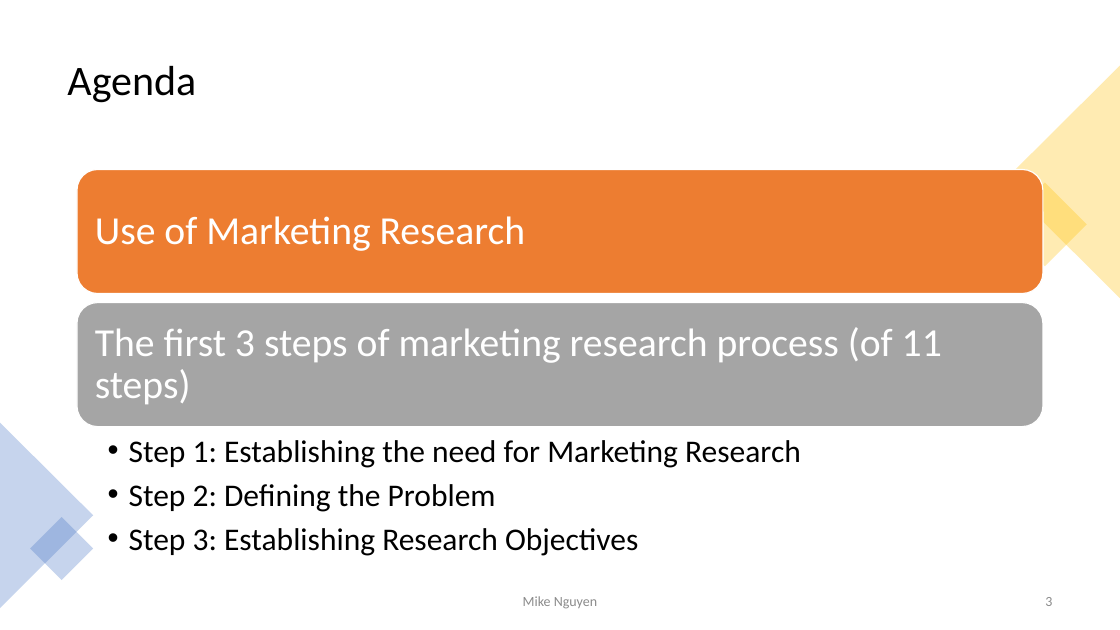
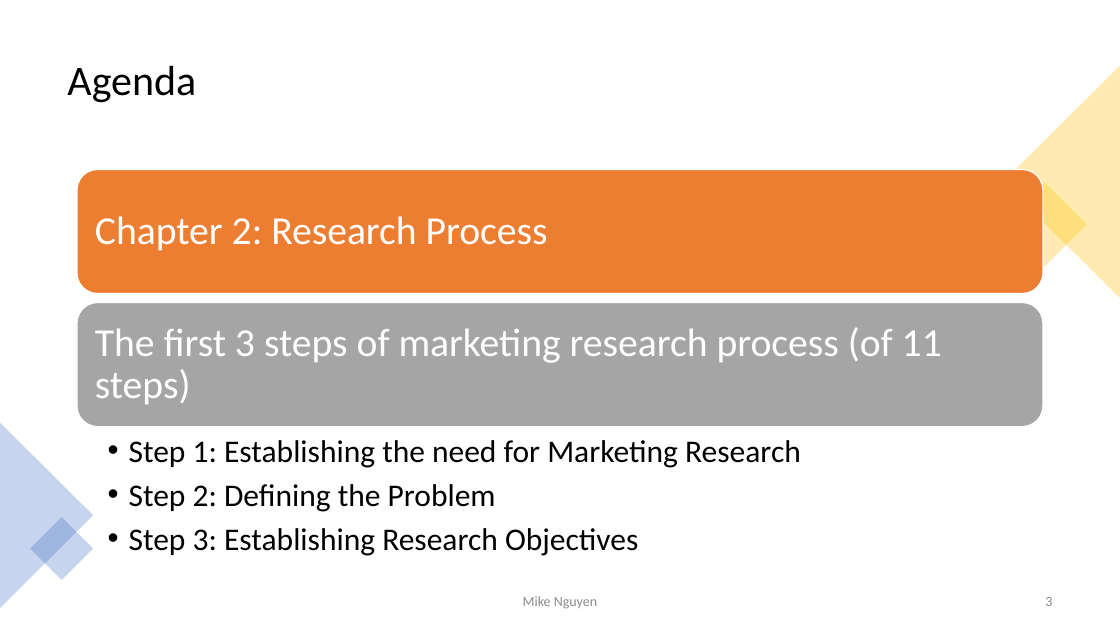
Before and after one commit to mikenguyen13/mar4050, a slide deck: slide 3 of lectures/2/Marketing Research Process.pptx. Drawn at 1120x630 pixels with LibreOffice and Linux fonts; fonts in the diff are those of the drawing. Boxes give left, top, right and bottom in pixels: in the first picture for what was removed or moved away, otherwise in the second. Text is boxed around its words. In the diff, an @@ line names an element or a change of style, - is before the commit and + after.

```diff
--- a/lectures/2/Marketing Research Process.pptx
+++ b/lectures/2/Marketing Research Process.pptx
@@ text at [95,216,548,251]: text changed @@
-Use of Marketing Research
+Chapter 2: Research Process
```
Also in this commit, not shown: 4 other slides changed, 14 slides added, 18 other files.
